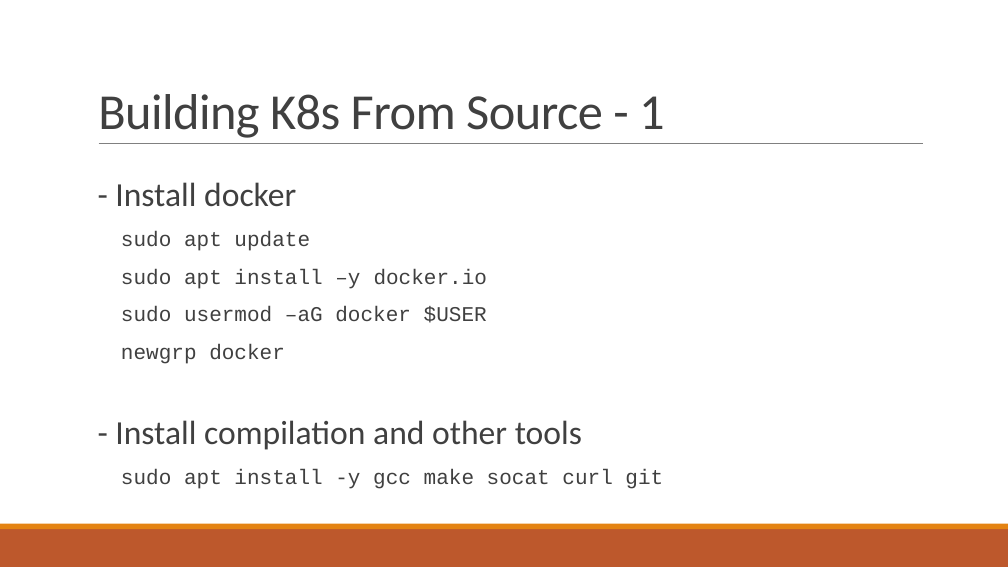
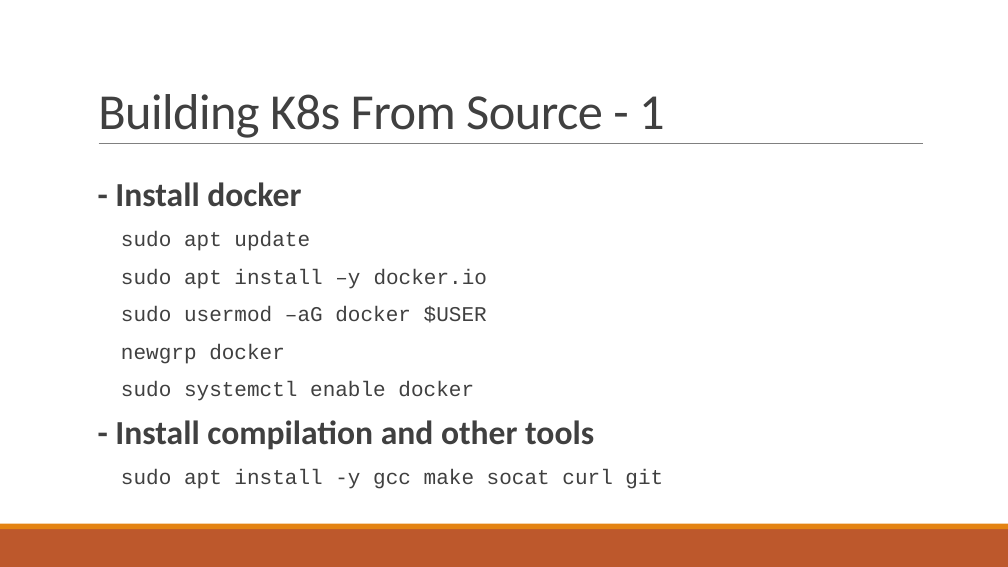
Before and after one commit to Beomsu-Seo/graduation-thesis, a slide deck: slide 3 of docs/Building Kubernetes From Source.pptx. Drawn at 1008x567 pixels with LibreOffice and Linux fonts; fonts in the diff are those of the drawing. Boxes give left, top, right and bottom in pixels: in the first picture for what was removed or moved away, otherwise in the second. Text is boxed around its words. In the diff, an @@ line names an element or a change of style, - is before the commit and + after.

Commit message:
[Edit] Building Kubernetes from source instructions

```diff
--- a/docs/Building Kubernetes From Source.pptx
+++ b/docs/Building Kubernetes From Source.pptx
@@ text at [115,182,594,450]: bold on in "- Install docker", "- Install compilation and other tools" @@
@@ text at [121,381,474,401]: paragraph added @@
+  sudo systemctl enable docker
```
Also in this commit, not shown: 2 other slides changed, 14 slides added, 3 slides removed.
